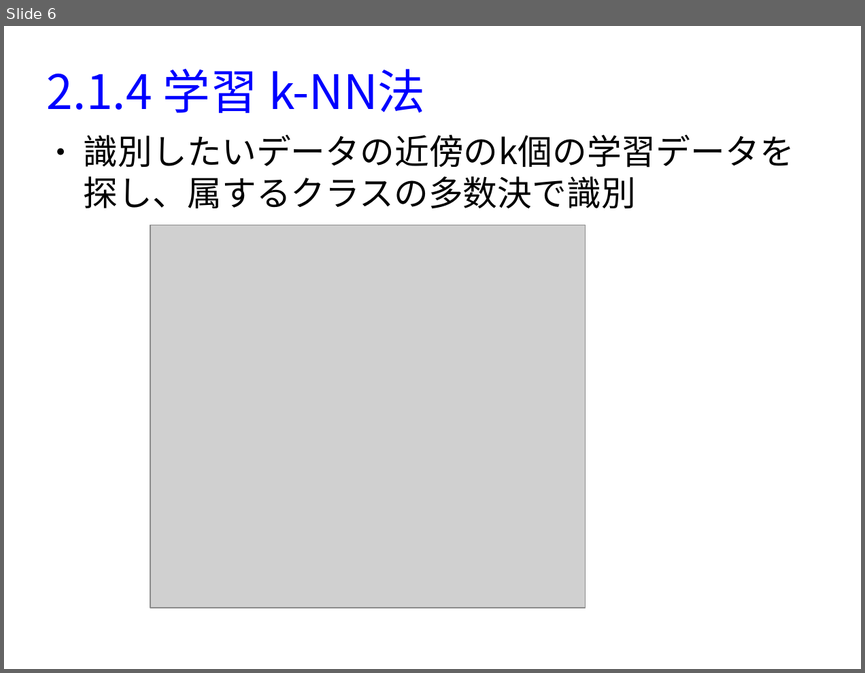
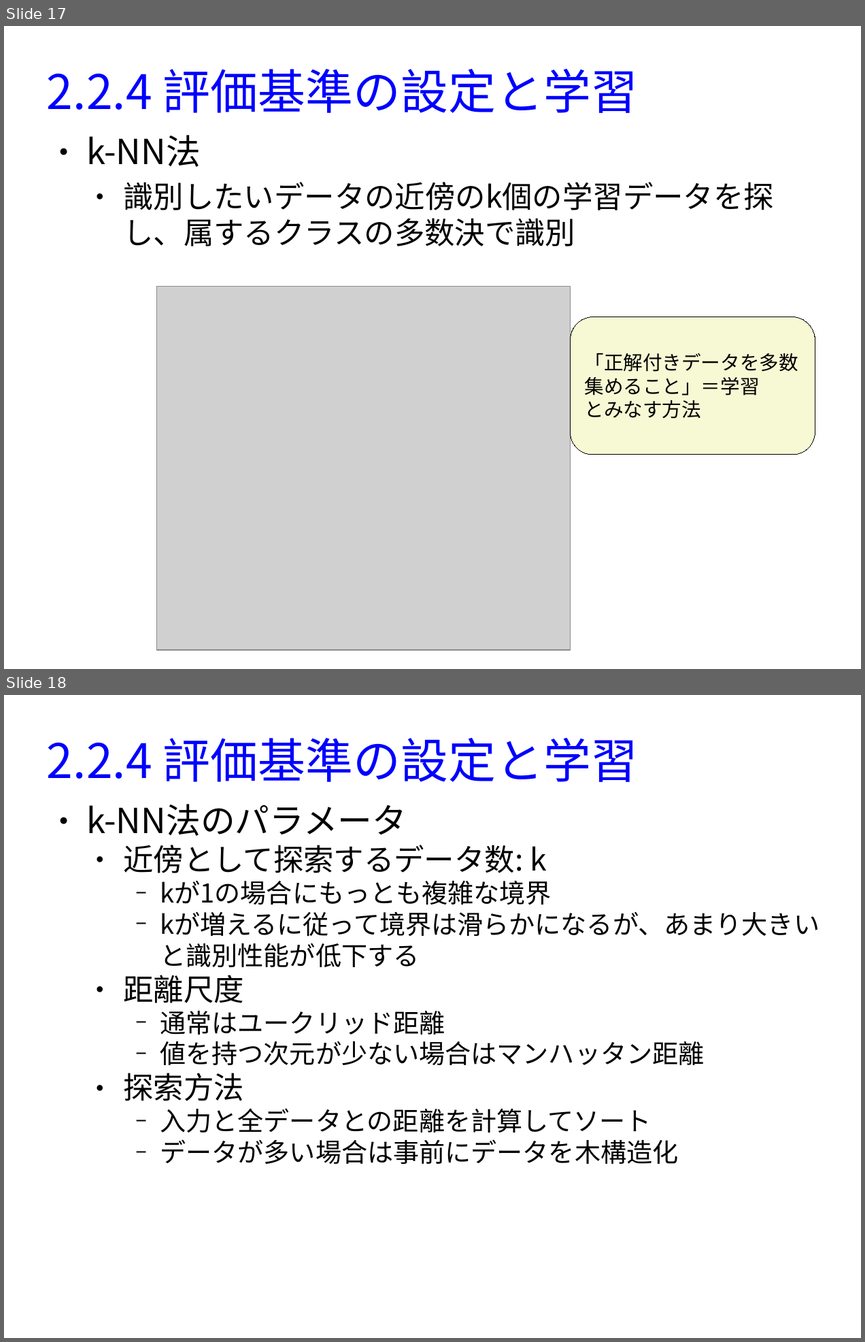
Before and after one commit to MasahiroAraki/MLCourse, a slide deck: slide/chap02-python.odp. Shown one above the other, each under a label of ours: slide 6 before the commit, slides 17 and 18 after it. The pictures are 865x673 and 865x1342 pixels, drawn with LibreOffice and Linux fonts; fonts in the diff are those of the drawing; grey boxes stand for pictures. Boxes give left, top, right and bottom in pixels: in the first picture for what was removed or moved away, otherwise in the second. Text is boxed around its words. In the diff, an @@ line names an element or a change of style, - is before the commit and + after.

```diff
--- a/slide/chap02-python.odp
+++ b/slide/chap02-python.odp
@@ slide 18 added at (4, 695, 861, 1338), background #FFFFFF @@
@@ title added at (47, 738, 638, 782), 44 pt, text #0000FF @@
+2.2.4 評価基準の設定と学習
@@ text added at (86, 804, 819, 1164), 24 pt, text #000000 @@
+● k-NN法のパラメータ
+  ● 近傍として探索するデータ数: k
+    − kが1の場合にもっとも複雑な境界
+    − kが増えるに従って境界は滑らかになるが、あまり大きいと識別性能が低下する
+  ● 距離尺度
+    − 通常はユークリッド距離
+    − 値を持つ次元が少ない場合はマンハッタン距離
+  ● 探索方法
+    − 入力と全データとの距離を計算してソート
+    − データが多い場合は事前にデータを木構造化
@@ what was slide 6 is now slide 17 @@
@@ slide 17 changed as well @@
@@ title at (47, 69, 638, 113): text changed @@
-2.1.4 学習 k-NN法
+2.2.4 評価基準の設定と学習
@@ text at (86, 135, 201, 167): paragraph added @@
+● k-NN法
@@ text at (123, 182, 774, 246): size 32 to 28 pt in "識別したいデータの近傍のk個の学習データを探し、属するクラスの多数決で識別"; list level 1 to 2 in "識別したいデータの近傍のk個の学習データを探し、属するクラスの多数決で識別" @@
@@ picture: place and size @@
-picture at (150, 225, 585, 607)
+picture at (156, 286, 570, 650)
@@ rounded rectangle added at (570, 317, 815, 454), fill #F6F9D4, outline #000000 0 pt, 18 pt, text #000000 @@
+「正解付きデータを多数
+集めること」＝学習
+とみなす方法
```
Also in this commit, not shown: 8 other slides changed, 10 other slides added, 1 other file.
